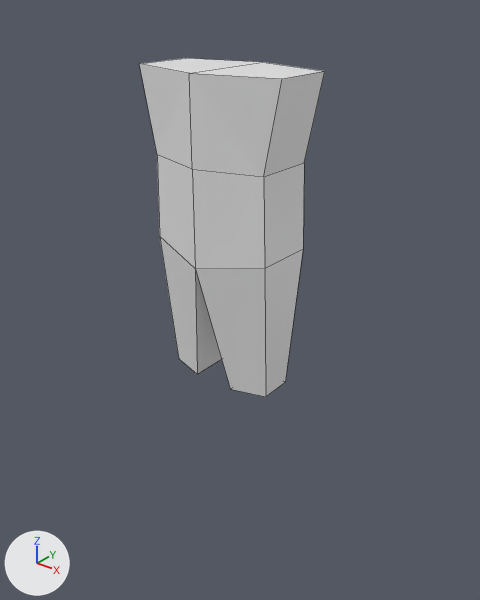
Renders of the Blender file slender man.blend from each side of a commit.
One viewpoint serves both versions: a 50 mm lens placed at (4.85, -5.86, 1.88), pointed at (0.01, 0.19, -1.87). The lights are fixed; the arrows at lower left show +X, +Y and +Z. Mesh edges are drawn as thin lines.
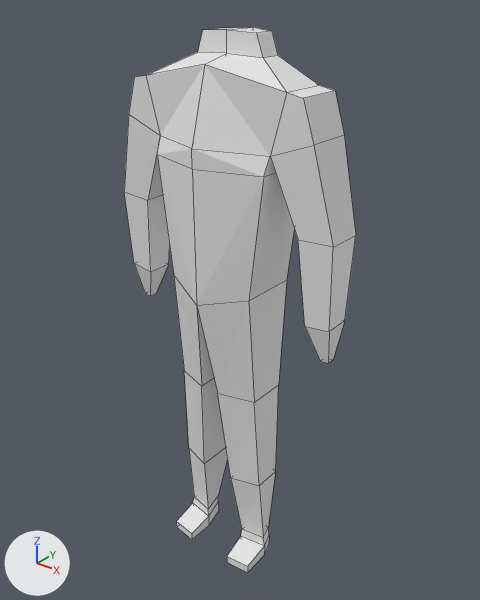
What changed in the scene script:
```text
Change me_cube:
    used by ob_cube; location = (0.0, 0.0, 0.0)
    remove me_cube.from_pydata(...)  # 16 vertices, 12 faces; spans x 0.0..0.99, y -0.62..0.62, z -2.85..1.0
    add me_cube.from_pydata(...)  # 65 vertices, 58 faces; spans x 0.0..1.58, y -0.62..0.62, z -5.69..1.38
    me_cube part 1
    7 vertices are removed from x 0.0..0.99, y -0.62..0.38, z -2.85..1.0
    9 faces are deleted
    5 vertices move from x 0.0..0.82, y -0.62..0.62, z -1.17..1.0 to x 0.0..0.6, y -0.62..0.62, z -1.64..0.23
    56 vertices are added at x 0.0..1.58, y -0.62..0.54, z -5.69..1.38
    55 new faces join them
```

Boxes (x1, y1, x2, y2) around the edits, measured in the pictures (480 x 600 px):
'Cube', reshaped (25% wider, 61% taller)
    before: (139, 58, 325, 397)
    after: (124, 27, 356, 573)
